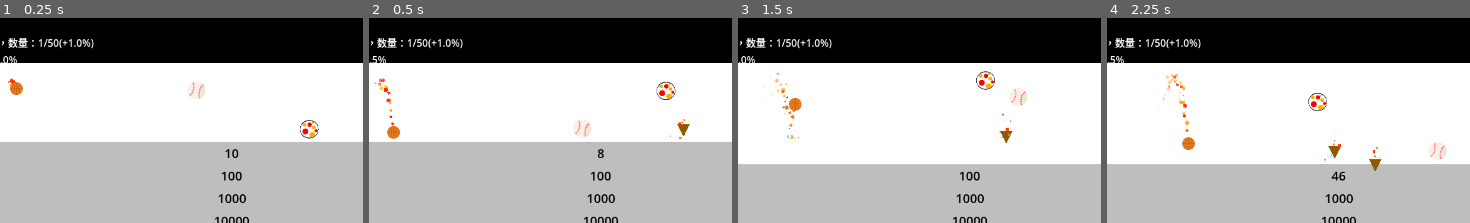
Above: before the commit, frames 1-4 (left to right).
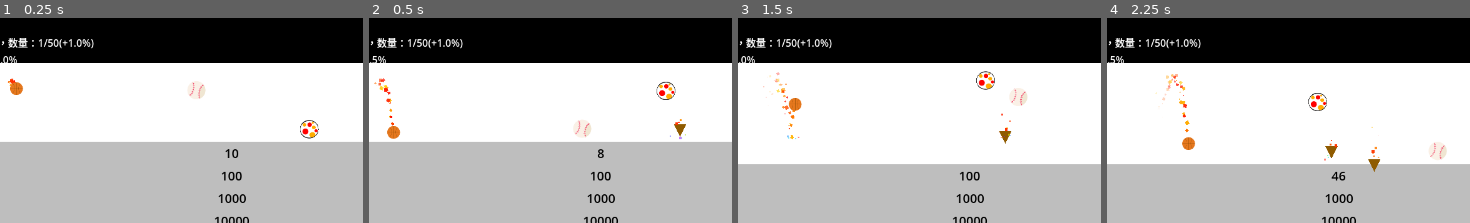
Above: after the commit, the same moments.

Repository: Rundll86/fallingballs
Game: Godot game, scene res://components/World.tscn
Two runs of this game, one before a commit and one after it. Both use one fixed random seed, a clock stepped at 60 frames per second and the inputs below. The engine's default icon, where the game draws it, is replaced by a stand-in: a white triangle on a blue panel in a dark square.
Inputs:
- Up to frame 1 (0.25 s): no input
- Up to frame 2 (0.5 s): no input
- Up to frame 3 (1.5 s): no input
- Up to frame 4 (2.25 s): no input
The pictures show only the part of the screen within x 23-73%, y 0-50%; the shares and areas given below are measured in that part.

Frame 1 is identical in both runs. In frame 2, 0.2% of the frame differs, in the area x 84-89%, y 49-59%; in frame 3, less than 0.1%; in frame 4, 0.3%, in the area x 60-76%, y 53-76%.

Commit message:
feat(音效): 为挖掘球添加攻击音效资源
添加Engine.wav音效文件及其导入配置，并在DrillBall场景中设置攻击音效节点

Diff:
--- a/components/Scenes/Balls/DrillBall.tscn
+++ b/components/Scenes/Balls/DrillBall.tscn
@@ -1,12 +1,16 @@
-[gd_scene load_steps=4 format=3 uid="uid://tq4c7ydkek7h"]
+[gd_scene load_steps=5 format=3 uid="uid://tq4c7ydkek7h"]
 
 [ext_resource type="PackedScene" uid="uid://2ieitt62h5rm" path="res://components/Abstracts/BallBase.tscn" id="1_rf6f1"]
 [ext_resource type="Script" path="res://scripts/Contents/Balls/DrillBall.gd" id="2_66vcj"]
 [ext_resource type="Texture2D" uid="uid://cogq8ohlnc5j6" path="res://resources/balls/beachball.svg" id="2_varxs"]
+[ext_resource type="AudioStream" uid="uid://dj6d7pdxewpmf" path="res://resources/sounds/Engine.wav" id="3_2pvlu"]
 
 [node name="Ball" instance=ExtResource("1_rf6f1")]
 script = ExtResource("2_66vcj")
 displayName = "挖掘球"
+
+[node name="attack" parent="sounds" index="0"]
+stream = ExtResource("3_2pvlu")
 
 [node name="mask" parent="." index="3"]
 polygon = PackedVector2Array(15, 0, 14.7118, 2.92635, 13.8582, 5.74025, 12.472, 8.33355, 10.6066, 10.6066, 8.33355, 12. …(495 unchanged characters)…
--- a/scripts/Contents/Balls/DrillBall.gd
+++ b/scripts/Contents/Balls/DrillBall.gd
@@ -6,7 +6,7 @@
 
 func onAttack(_wall: WallBase):
 	for i in floor(count):
-		get_parent().call_deferred("add_child", BulletBase.create("Drill", self, position - Vector2((radius * count) ** (1.0 / 1.1) * randf_range(-1, 1), 0), deg_to_rad(90)))
+		get_parent().call_deferred("add_child", BulletBase.create("Drill", self, position - Vector2((radius * count) ** (1.0 / 1.5) * randf_range(-1, 1), 0), deg_to_rad(90)))
 func getDamage():
 	count = bounceTime * 0.2 + 1
 	penerate = clamp(bounceTime * 0.005, 0, 1)
Not shown, added: resources/sounds/Engine.wav.import
Not shown, added: resources/sounds/Engine.wav
